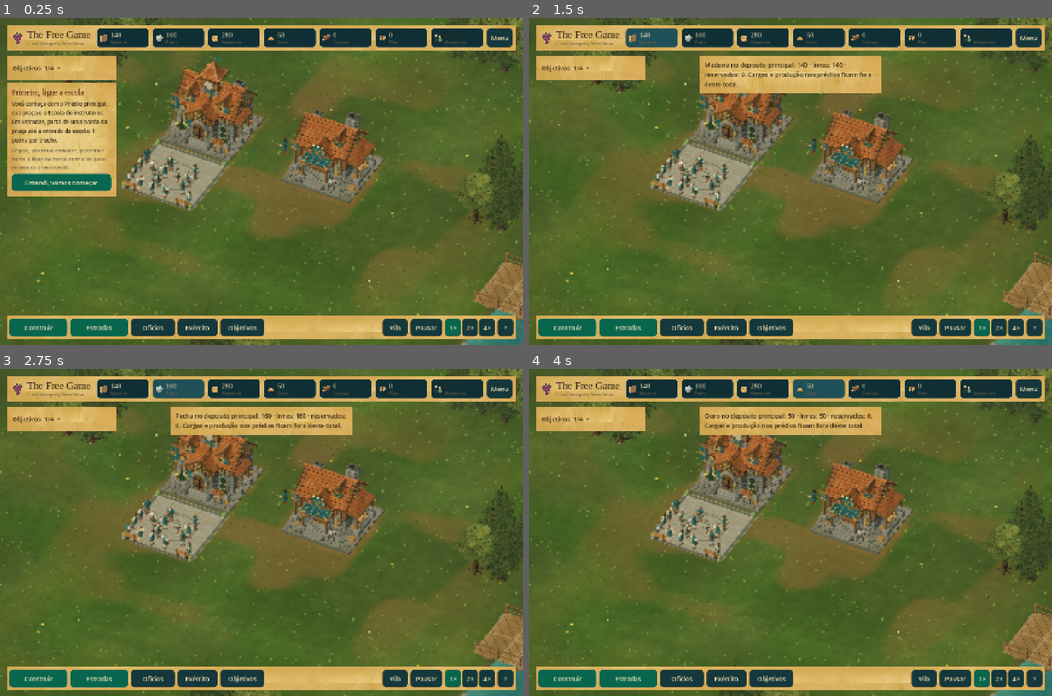
Above: before the commit, frames 1-4 (two rows, left to right).
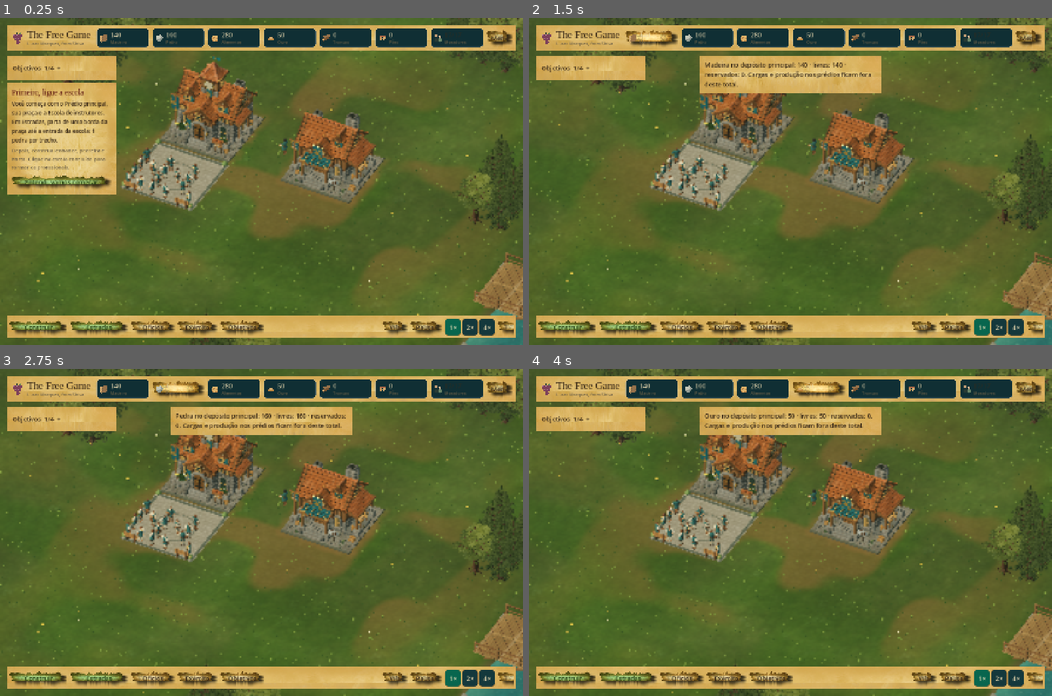
Above: after the commit, the same moments.

Repository: LucasMarquesShiva/the-free-game
Game: Godot game, scene res://scenes/loading.tscn
Same seed, same stepped clock (60 frames per second), same inputs: the game is played once before the commit and once after it.
Inputs (mouse positions are in pixels of both pictures, inside the frame that each line leads up to):
- Up to frame 1 (0.25 s): no input
- Up to frame 2 (1.5 s): click "Entendi, vamos começar" at 0.5 s; click (649, 37) at 1.27 s
- Up to frame 3 (2.75 s): click (177, 388) at 2.02 s
- Up to frame 4 (4 s): click (764, 388) at 2.77 s; click (816, 388) at 3.52 s

The runs differ from the first frame. In frame 1, 5.2% of the frame differs, in the area x 1-99%, y 3-99%; in frame 2, 4.6%; in frame 3, 4.6%; in frame 4, 4.6%.

Commit message:
Skin buttons with the torn-parchment banner to match the panels
Every Button (theme default + _accent()) now uses paper_banner.png
9-sliced instead of the flat dark box, tinted via modulate_color for
hover/pressed/accent states so the one asset covers all of them.
Font colors switch to the dark inks already introduced for the paper
panels (INK_DARK normal, SUCCESS_DARK for accent/CTA buttons) since
the banner is light.

Audited every button with a custom stylebox override that keeps its
own dark background (resource bar pills, speed buttons) to confirm
none silently relied on the theme's default (now dark) font color —
they either set their own color explicitly already or don't render
the Button's own .text at all.

Diff:
--- a/game/ui/approved_hud.gd
+++ b/game/ui/approved_hud.gd
@@ -296,15 +296,15 @@
 	theme.set_color("font_color", "Label", INK)
 	theme.set_constant("separation", "HBoxContainer", 8)
 	theme.set_constant("separation", "VBoxContainer", 8)
-	theme.set_stylebox("normal", "Button", _style(Color("14383c"), Color("94713a"), 9))
-	theme.set_stylebox("hover", "Button", _style(Color("205057"), BRONZE, 9))
-	theme.set_stylebox("pressed", "Button", _style(Color("155d55"), BRONZE, 9))
+	theme.set_stylebox("normal", "Button", _paper_button_style())
+	theme.set_stylebox("hover", "Button", _paper_button_style(Color(1.12,1.08,0.96)))
+	theme.set_stylebox("pressed", "Button", _paper_button_style(Color(0.82,0.78,0.68)))
 	theme.set_stylebox("focus", "Button", _focus_style())
-	theme.set_stylebox("disabled", "Button", _style(Color("1a3336"), Color("47605c"), 9))
-	theme.set_color("font_color", "Button", INK)
-	theme.set_color("font_hover_color", "Button", INK)
-	theme.set_color("font_pressed_color", "Button", INK)
-	theme.set_color("font_disabled_color", "Button", MUTED)
+	theme.set_stylebox("disabled", "Button", _paper_button_style(Color(0.7,0.7,0.68)))
+	theme.set_color("font_color", "Button", INK_DARK)
+	theme.set_color("font_hover_color", "Button", INK_DARK)
+	theme.set_color("font_pressed_color", "Button", INK_DARK)
+	theme.set_color("font_disabled_color", "Button", Color("8a7a5c"))
 	theme.set_font_size("font_size", "Button", 17)
 	theme.set_stylebox("background", "ProgressBar", _style(Color("1a4143"), Color.TRANSPARENT, 4, 0))
 	theme.set_stylebox("fill", "ProgressBar", _style(SUCCESS, Color.TRANSPARENT, 4, 0))
@@ -384,13 +384,30 @@
 	parent.add_child(button)
 	return button
 
+## Torn-parchment banner (assets/approved/ui/paper_banner.png) 9-sliced for
+## every button; `tint` multiplies it so hover/pressed/accent states reuse
+## the one asset instead of needing separate art per state/color.
+static var _paper_banner_texture: Texture2D
+func _paper_button_style(tint: Color = Color.WHITE) -> StyleBoxTexture:
+	if _paper_banner_texture == null:
+		_paper_banner_texture = load("res://assets/approved/ui/paper_banner.png")
+	var box := StyleBoxTexture.new()
+	box.texture = _paper_banner_texture
+	box.texture_margin_left = 44;box.texture_margin_right = 44
+	box.texture_margin_top = 16;box.texture_margin_bottom = 16
+	box.content_margin_left = 12;box.content_margin_right = 12
+	box.content_margin_top = 6;box.content_margin_bottom = 6
+	box.modulate_color = tint
+	return box
+
 func _accent(button: Button, color: Color = Color("08664e")) -> void:
-	button.add_theme_stylebox_override("normal", _style(color, color.lightened(0.12), 9))
-	button.add_theme_stylebox_override("hover", _style(color.lightened(0.1), BRONZE, 9))
-	button.add_theme_stylebox_override("pressed", _style(color.darkened(0.1), BRONZE, 9))
-	button.add_theme_color_override("font_color", PAPER)
-	button.add_theme_color_override("font_hover_color", Color.WHITE)
-	button.add_theme_color_override("font_pressed_color", PAPER)
+	var tint := Color(0.72,0.98,0.82)
+	button.add_theme_stylebox_override("normal", _paper_button_style(tint))
+	button.add_theme_stylebox_override("hover", _paper_button_style(tint*Color(1.08,1.06,1.0)))
+	button.add_theme_stylebox_override("pressed", _paper_button_style(tint*Color(0.85,0.85,0.8)))
+	button.add_theme_color_override("font_color", SUCCESS_DARK)
+	button.add_theme_color_override("font_hover_color", SUCCESS_DARK)
+	button.add_theme_color_override("font_pressed_color", SUCCESS_DARK)
 
 func _spacer(parent: Node) -> Control:
 	var spacer := Control.new()
Binary file added: game/assets/approved/ui/paper_banner.png
Not shown, added: game/assets/approved/ui/paper_banner.png.import
